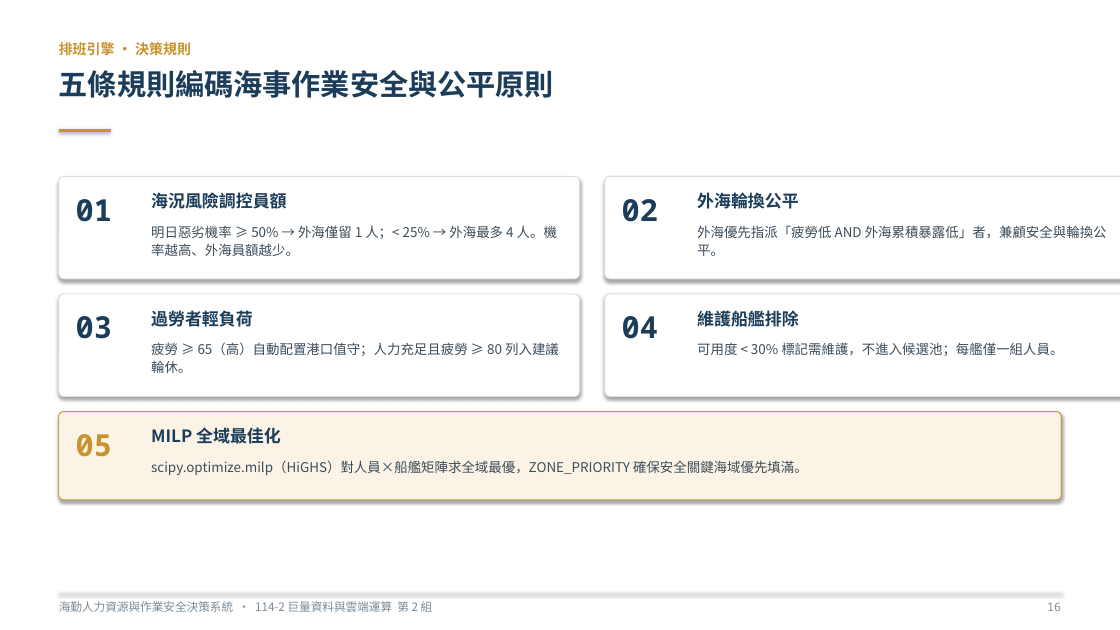
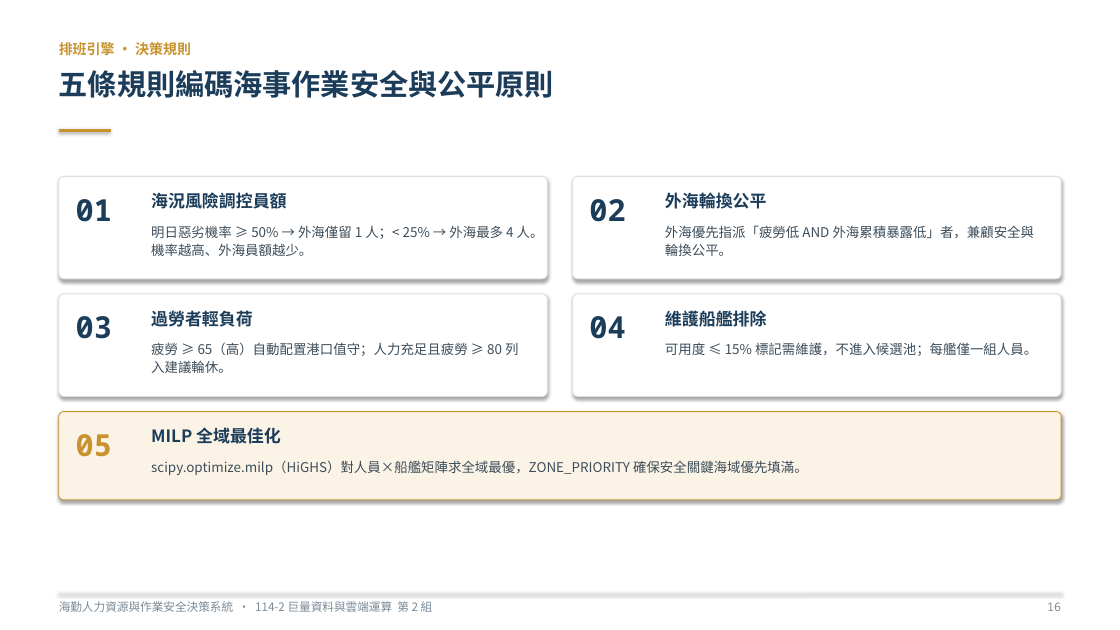
Before and after one commit to rocjveteran/114-2_BigDataCC-2nd, a slide deck: slide 21 of docs/slides/巨量資料與雲端運算技術_海勤人力資源與作業安全決策系統_黃宇平_傅瀚鋌_曾紹喆_劉家样_李翊丞_林秉賢.pptx. Drawn at 1120x630 pixels with LibreOffice and Linux fonts; fonts in the diff are those of the drawing. Boxes give left, top, right and bottom in pixels: in the first picture for what was removed or moved away, otherwise in the second. Text is boxed around its words. In the diff, an @@ line names an element or a change of style, - is before the commit and + after.

```diff
--- a/docs/slides/巨量資料與雲端運算技術_海勤人力資源與作業安全決策系統_黃宇平_傅瀚鋌_曾紹喆_劉家样_李翊丞_林秉賢.pptx
+++ b/docs/slides/巨量資料與雲端運算技術_海勤人力資源與作業安全決策系統_黃宇平_傅瀚鋌_曾紹喆_劉家样_李翊丞_林秉賢.pptx
@@ rounded rectangle resized from (x1=59, y1=176, x2=580, y2=279) to (x1=59, y1=176, x2=548, y2=279) @@
@@ rounded rectangle resized from (x1=605, y1=176, x2=1120, y2=279) to (x1=573, y1=176, x2=1062, y2=279) @@
@@ text "02" moved from (x1=622, y1=199, x2=658, y2=222) to (x1=589, y1=199, x2=625, y2=222) @@
@@ text "外海輪換公平" moved from (x1=697, y1=192, x2=799, y2=209) to (x1=665, y1=192, x2=767, y2=209) @@
@@ text "明日惡劣機率 ≥ 50% → 外海僅留 ..." rewrapped from (x1=151, y1=225, x2=557, y2=256) to (x1=151, y1=225, x2=544, y2=256) @@
@@ text "外海優先指派「疲勞低 AND 外海累積暴露低」者，兼顧安全與輪換公平。" rewrapped from (x1=697, y1=225, x2=1107, y2=256) to (x1=665, y1=225, x2=1035, y2=256) @@
@@ rounded rectangle resized from (x1=59, y1=294, x2=580, y2=397) to (x1=59, y1=294, x2=548, y2=397) @@
@@ rounded rectangle resized from (x1=605, y1=294, x2=1120, y2=397) to (x1=573, y1=294, x2=1062, y2=397) @@
@@ text "04" moved from (x1=622, y1=316, x2=658, y2=339) to (x1=589, y1=316, x2=625, y2=339) @@
@@ text "維護船艦排除" moved from (x1=697, y1=307, x2=799, y2=330) to (x1=665, y1=307, x2=767, y2=330) @@
@@ text "疲勞 ≥ 65（高）自動配置港口值守；人力充足且疲勞 ≥ 80 ..." rewrapped from (x1=151, y1=342, x2=559, y2=373) to (x1=151, y1=342, x2=518, y2=373) @@
@@ text at (x1=665, y1=342, x2=1037, y2=356): text changed @@
-可用度 < 30% 標記需維護，不進入候選池；每艦僅一組人員。
+可用度 ≤ 15% 標記需維護，不進入候選池；每艦僅一組人員。
```
Also in this commit, not shown: 18 other slides changed, 1 slide added, 37 other files.
